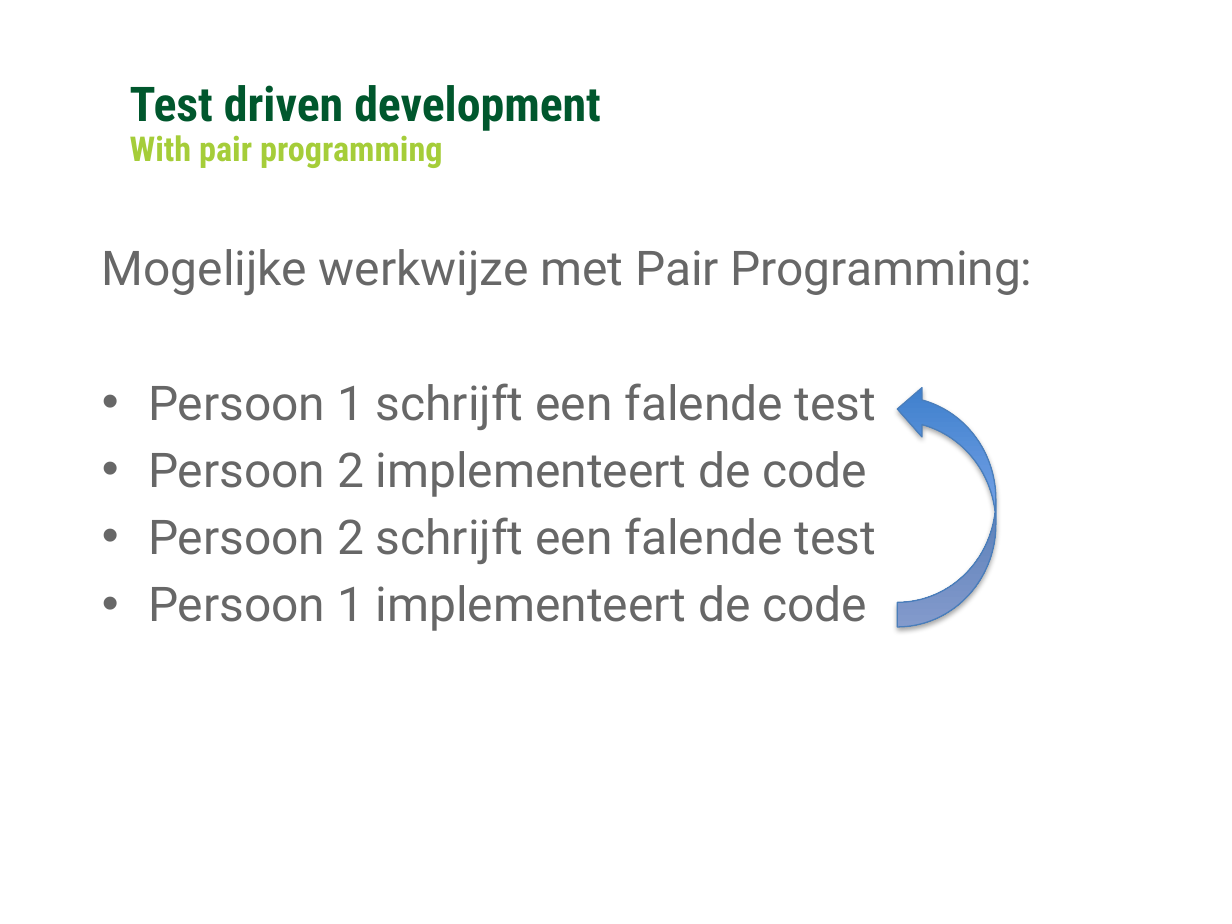
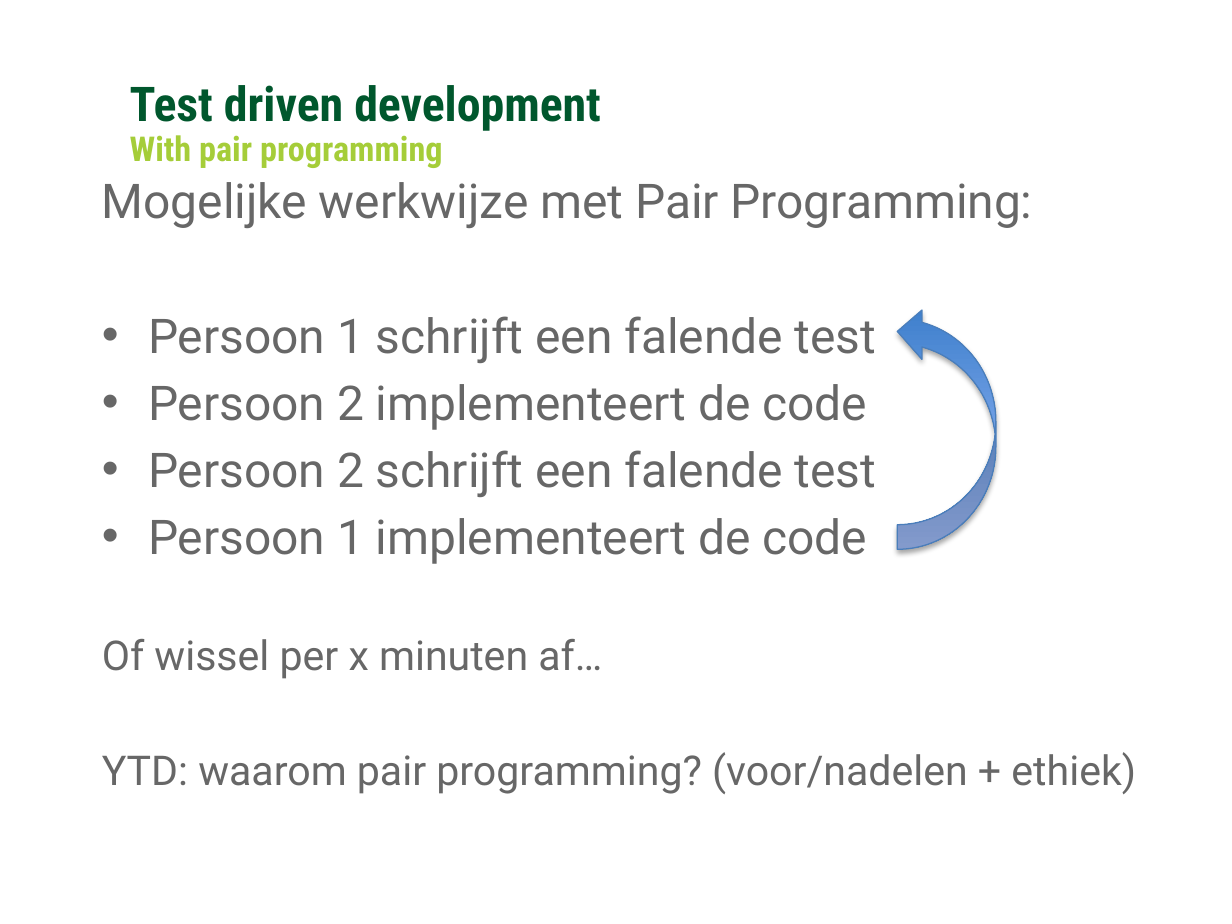
Before and after one commit to Ozindar/GCUnitTestDojo, a slide deck: slide 7 of RomanNumbers/Coding Kata - Romeinse notatie.pptx. Drawn at 1232x924 pixels with LibreOffice and Linux fonts; fonts in the diff are those of the drawing; background and template pictures are left out. Boxes give left, top, right and bottom in pixels: in the first picture for what was removed or moved away, otherwise in the second. Text is boxed around its words. In the diff, an @@ line names an element or a change of style, - is before the commit and + after.

```diff
--- a/RomanNumbers/Coding Kata - Romeinse notatie.pptx
+++ b/RomanNumbers/Coding Kata - Romeinse notatie.pptx
@@ curved left arrow: place and size @@
-curved left arrow at bbox=[897, 384, 995, 627]
+curved left arrow at bbox=[897, 307, 995, 549]
@@ text at bbox=[102, 639, 1136, 794]: paragraphs added @@
+Of wissel per x minuten af…
+YTD: waarom pair programming? (voor/nadelen + ethiek)
```
Also in this commit, not shown: 5 other slides changed.
